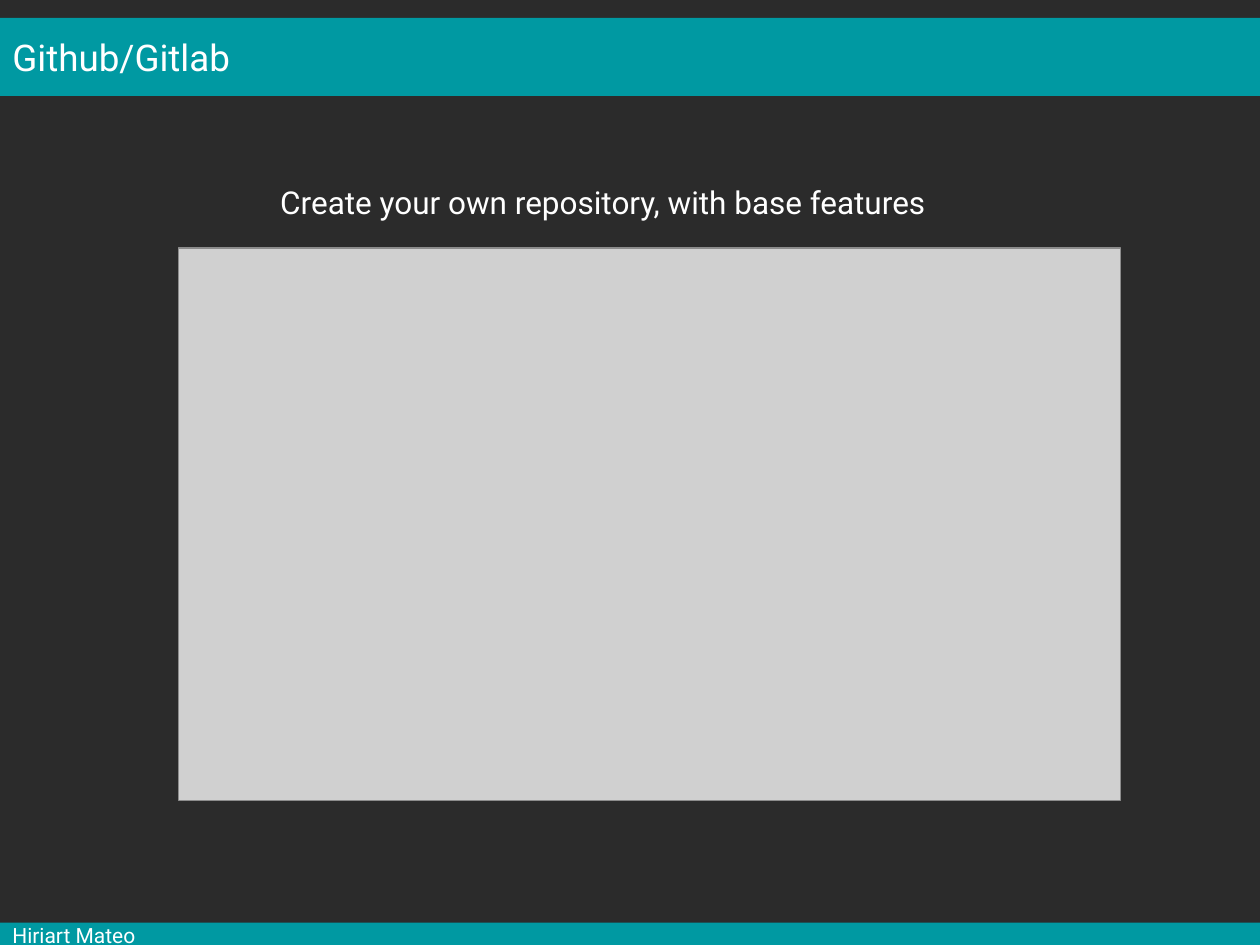
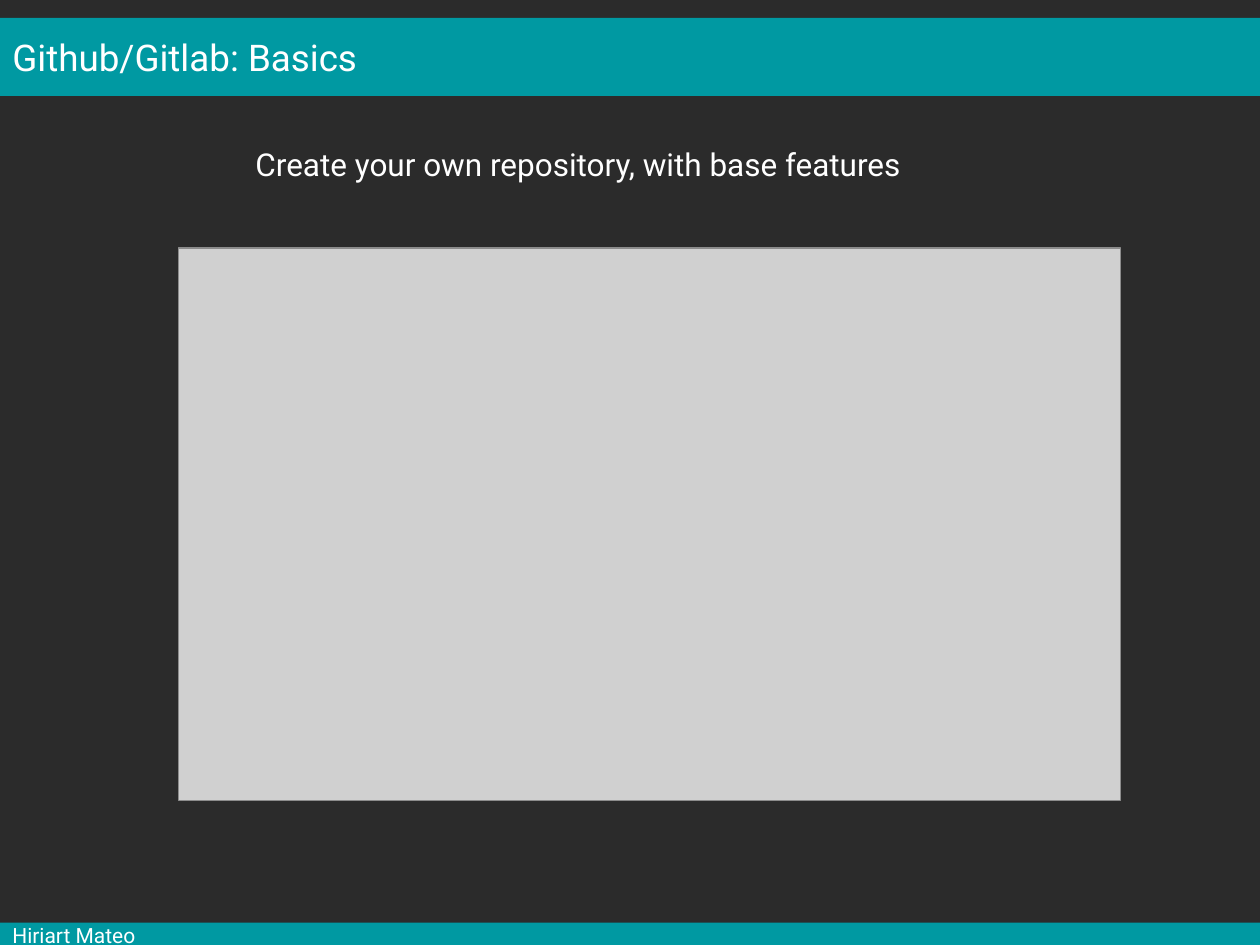
Before and after one commit to mesocentre-clermont-auvergne/formation_fair, a slide deck: slide 25 of fair_versionnage/versionnage_cours/cours.odp. Drawn at 1260x945 pixels with LibreOffice and Linux fonts; fonts in the diff are those of the drawing; grey boxes stand for pictures; background and template pictures are left out; a plain dark background stands for a picture behind light text. Boxes give left, top, right and bottom in pixels: in the first picture for what was removed or moved away, otherwise in the second. Text is boxed around its words. In the diff, an @@ line names an element or a change of style, - is before the commit and + after.

Commit message:
fix text and images placement

```diff
--- a/fair_versionnage/versionnage_cours/cours.odp
+++ b/fair_versionnage/versionnage_cours/cours.odp
@@ text in rectangle at [12,43,357,74]: text changed @@
-Github/Gitlab
+Github/Gitlab: Basics
@@ text "Create your own repository, with ...": place and size @@
-text "Create your own repository, with ..." at [280,190,925,221]
+text "Create your own repository, with ..." at [255,152,900,183]
```
Also in this commit, not shown: 7 other slides changed.
